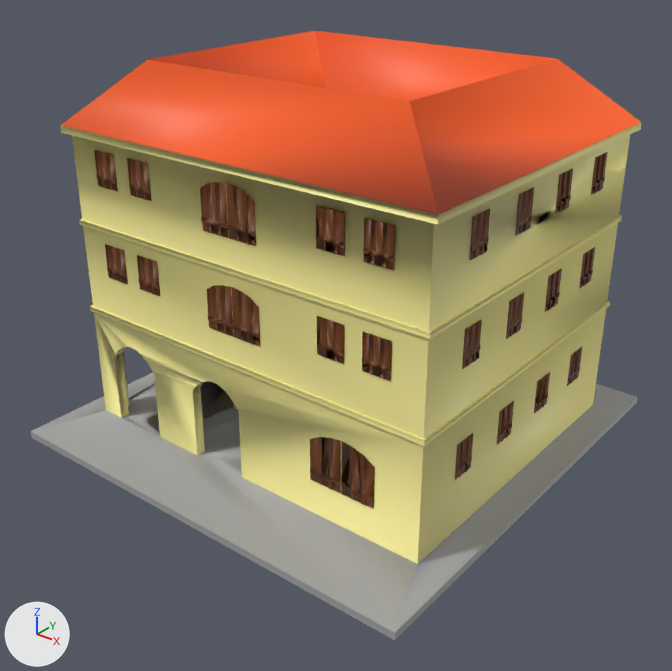
Renders of the Blender file Models/insula_rework030620.blend from each side of a commit.
The view is the same before and after, from a camera (50 mm lens) standing at (6.91, -8.81, 6.73) and looking at (0.19, -0.41, 1.52). The axes (+X, +Y, +Z) are drawn at lower left. The lights are the same throughout.

Objects in the first picture: 'Insula.002'.
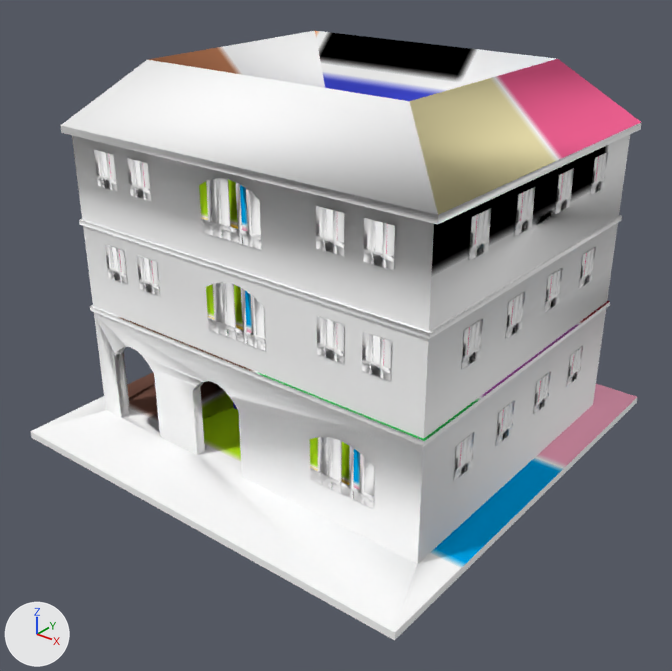
Where the newer file only moved an object's origin or applied its transform, the numbers keep the older frame.

Location of each change, [x1, y1, x2, y2] in pixels of the pictures (672 x 671 px; the box of a moved part takes in the faces that stretch with it):
'Insula.002', surface changed, reshaped
    both: [30, 31, 642, 640]
part 1 of me_insula_003, rebuilt (10% wider, 11% taller)
    before: [231, 287, 260, 347]
    after: [234, 284, 266, 351]
part 2 of me_insula_003, rebuilt (11% wider, 11% taller)
    before: [207, 285, 234, 337]
    after: [206, 282, 236, 340]
part 3 of me_insula_003, rebuilt (13% wider, 12% taller)
    before: [226, 183, 256, 246]
    after: [228, 179, 262, 250]
part 4 of me_insula_003, rebuilt (10% wider, 12% taller)
    before: [200, 182, 229, 238]
    after: [199, 178, 231, 241]
part 5 of me_insula_003, rebuilt (12% wider)
    before: [534, 372, 550, 414]
    after: [533, 371, 551, 414]
part 6 of me_insula_003, rebuilt
    before: [555, 168, 573, 214]
    after: [555, 168, 574, 214]
part 7 of me_insula_003, rebuilt (11% wider)
    before: [545, 268, 562, 312]
    after: [544, 268, 563, 313]
part 8 of me_insula_003, rebuilt (10% wider)
    before: [470, 208, 490, 260]
    after: [469, 208, 491, 261]
part 9 of me_insula_003, rebuilt (10% wider)
    before: [462, 319, 482, 369]
    after: [461, 319, 483, 370]
part 10 of me_insula_003, rebuilt (11% wider)
    before: [455, 433, 473, 480]
    after: [454, 432, 474, 481]
part 11 of me_insula_003, moved or reshaped
    before: [94, 150, 534, 445]
    after: [94, 150, 535, 446]
part 12 of me_insula_003, moved or reshaped
    before: [567, 152, 607, 386]
    after: [567, 152, 608, 386]
part 13 of me_insula_003, surface changed
    both: [30, 31, 642, 640]

The change, as a list of edits to the scene's bpy script:
```text
Change mat_concrete:
    remove mat_concrete.base_color = (1.0, 0.913, 0.337)  # yellow #fff59d
    add mat_concrete.texture = img_insula_png
    mat_concrete.roughness: 0.5 -> 0.0
    add mat_concrete.specular_ior_level = 0.0
Change mat_wood:
    remove mat_wood.base_color = (0.133, 0.0331, 0.0)  # brown #663300
    add mat_wood.texture = img_insula_png
    add mat_wood.specular_ior_level = 0.0
Change mat_floor:
    remove mat_floor.base_color = (0.376, 0.376, 0.376)  # grey #a5a5a5
    add mat_floor.texture = img_insula_png
    add mat_floor.specular_ior_level = 0.0
Change mat_roof:
    remove mat_roof.base_color = (1.0, 0.115, 0.0112)  # orange #ff5f1b
    add mat_roof.texture = img_insula_png
    add mat_roof.specular_ior_level = 0.0
Change me_insula_003:
    used by ob_insula_002; location = (0.0, 0.0, 0.0); rotation_euler = (1.571, 0.0, 0.0), in degrees (90, 0, 0); scale = (0.75, 0.75, 0.667)
    remove me_insula_003.from_pydata(...)  # 3832 vertices, 2376 faces; spans x -4.0..4.0, y 0.0..6.48, z -4.5..4.5
    add me_insula_003.from_pydata(...)  # 3830 vertices, 2362 faces; spans x -4.0..4.0, y 0.0..6.48, z -4.5..4.5
    me_insula_003 part 1: the loose piece of 54 vertices spanning x -0.04..0.5, y 2.72..3.55, z 3.02..3.03 is rebuilt with 54 vertices and now spans x 0.02..0.61, y 2.68..3.6, z 3.02..3.04
    me_insula_003 part 2: the loose piece of 54 vertices spanning x -0.58..-0.04, y 2.72..3.55, z 3.02..3.03 is rebuilt with 54 vertices and now spans x -0.59..0.0, y 2.68..3.6, z 3.02..3.04, in mat_wood (picture img_insula_png)
    me_insula_003 part 3: the loose piece of 54 vertices spanning x -0.04..0.5, y 4.32..5.15, z 3.02..3.03 is rebuilt with 54 vertices and now spans x 0.02..0.61, y 4.29..5.21, z 3.02..3.04
    me_insula_003 part 4: the loose piece of 54 vertices spanning x -0.58..-0.04, y 4.32..5.15, z 3.02..3.03 is rebuilt with 54 vertices and now spans x -0.59..0.0, y 4.29..5.21, z 3.02..3.04, in mat_wood (picture img_insula_png)
    me_insula_003 part 5: the loose piece of 48 vertices spanning x 3.47..3.49, y 1.11..1.71, z -1.22..-0.74 is rebuilt with 48 vertices and now spans x 3.47..3.48, y 1.11..1.71, z -1.25..-0.71
    me_insula_003 part 6: the loose piece of 48 vertices spanning x 3.47..3.49, y 4.55..5.15, z -1.22..-0.74 is rebuilt with 48 vertices and now spans x 3.47..3.48, y 4.55..5.15, z -1.25..-0.71
    me_insula_003 part 7: the loose piece of 48 vertices spanning x 3.47..3.49, y 2.95..3.55, z -1.22..-0.74 is rebuilt with 48 vertices and now spans x 3.47..3.48, y 2.95..3.55, z -1.25..-0.71
    me_insula_003 part 8: the loose piece of 48 vertices spanning x 3.47..3.49, y 4.55..5.15, z 1.52..2.0 is rebuilt with 48 vertices and now spans x 3.47..3.48, y 4.55..5.15, z 1.49..2.03
    me_insula_003 part 9: the loose piece of 48 vertices spanning x 3.47..3.49, y 2.95..3.55, z 1.52..2.0 is rebuilt with 48 vertices and now spans x 3.47..3.48, y 2.95..3.55, z 1.49..2.03
    me_insula_003 part 10: the loose piece of 48 vertices spanning x 3.47..3.49, y 1.11..1.71, z 1.52..2.0 is rebuilt with 48 vertices and now spans x 3.47..3.48, y 1.11..1.71, z 1.49..2.03
    me_insula_003 part 11: 320 vertices moved from x -3.57..3.49, y 1.11..5.15, z -1.57..3.03 to x -3.56..3.48, y 1.11..5.15, z -1.59..3.03; 644 vertices removed from x -3.57..3.49, y 1.11..5.15, z -1.59..3.03; 642 vertices added at x -3.56..3.48, y 1.11..5.15, z -1.59..1.06
    me_insula_003 part 12: 102 vertices moved from x 3.48..3.49, y 1.11..5.15, z -2.58..-2.1 to x 3.48, y 1.11..5.15, z -2.61..-2.07; 42 vertices removed from x 3.47..3.49, y 1.11..5.15, z -2.58..-2.1; 42 vertices added at x 3.47..3.48, y 1.11..5.15, z -2.61..-2.07
    me_insula_003 part 13: 829 kept faces spanning x -4.0..4.0, y 0.0..6.48, z -4.5..4.5 get new texture (UV) coordinates
```
